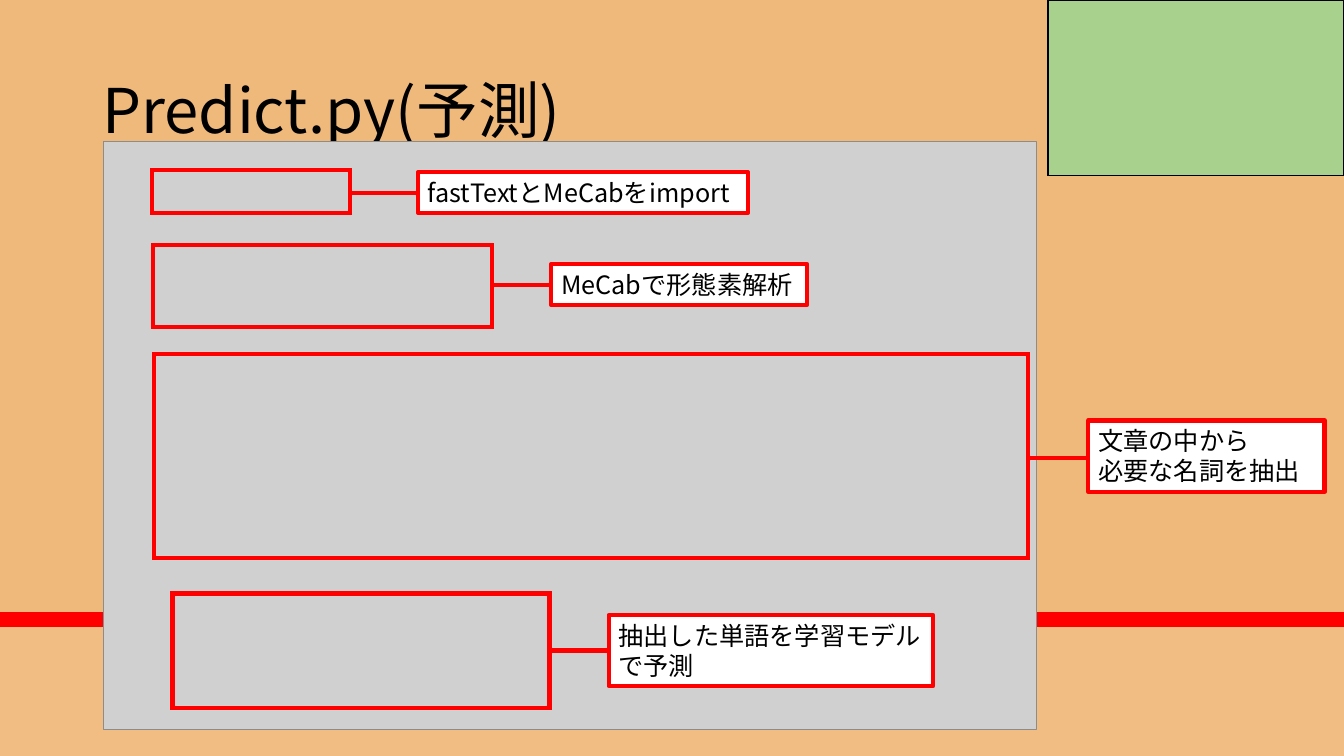
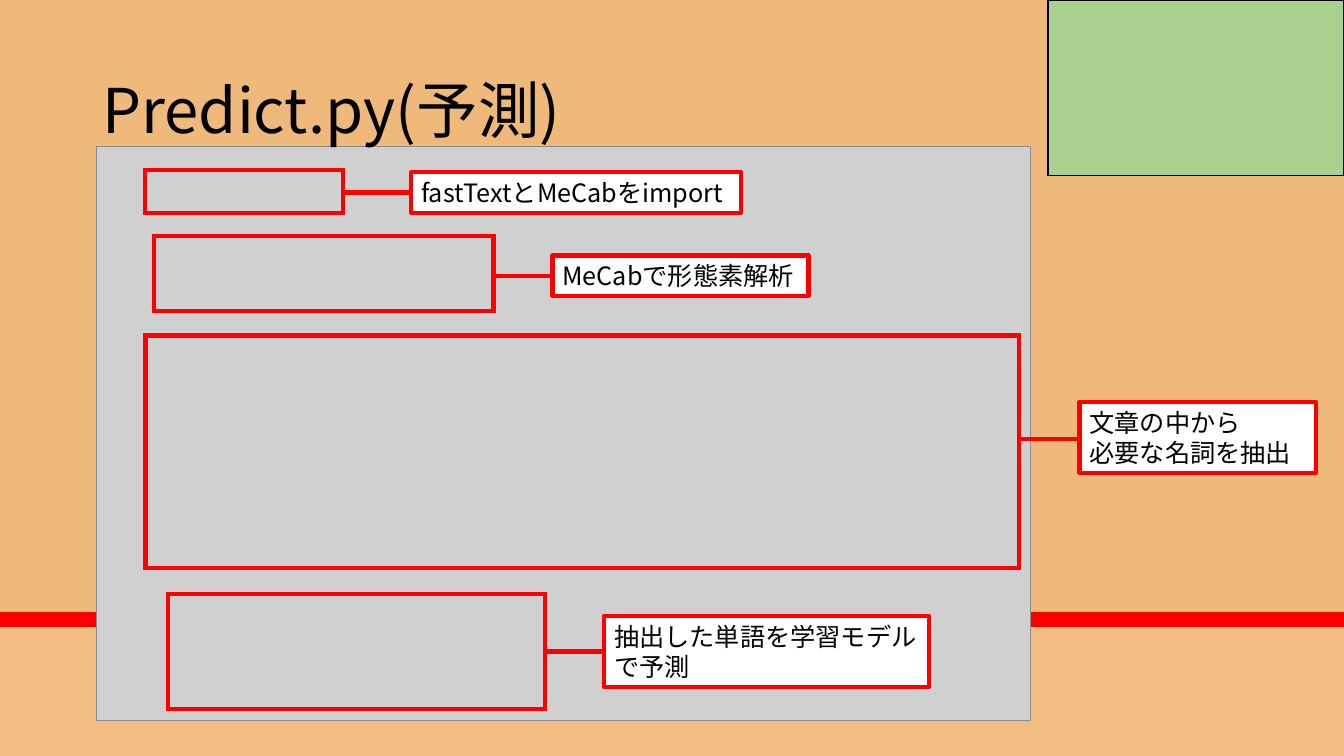
Before and after one commit to RikiishiSuzunosuke/AIspeaker_yosie, a slide deck: slide 15 of presentation/AIスピーカー開発_3_山田.pptx (slide 14 before the commit). Drawn at 1344x756 pixels with LibreOffice and Linux fonts; fonts in the diff are those of the drawing; grey boxes stand for pictures. Boxes give left, top, right and bottom in pixels: in the first picture for what was removed or moved away, otherwise in the second. Text is boxed around its words. In the diff, an @@ line names an element or a change of style, - is before the commit and + after.

Commit message:
pptx_update

```diff
--- a/presentation/AIスピーカー開発_3_山田.pptx
+++ b/presentation/AIスピーカー開発_3_山田.pptx
@@ picture: place and size @@
-picture at bbox=[104, 141, 1036, 730]
+picture at bbox=[96, 146, 1030, 721]
@@ rectangle: place and size @@
-rectangle at bbox=[153, 245, 493, 327]
+rectangle at bbox=[154, 236, 494, 311]
@@ rectangle "MeCabで形態素解析": place and size @@
-rectangle "MeCabで形態素解析" at bbox=[552, 264, 808, 304]
+rectangle "MeCabで形態素解析" at bbox=[553, 255, 809, 295]
@@ line moved from (552, 284) - (491, 284) to (553, 276) - (492, 276) @@
@@ rectangle: place and size @@
-rectangle at bbox=[154, 355, 1028, 559]
+rectangle at bbox=[145, 336, 1019, 569]
@@ rectangle "文章の中から": place and size @@
-rectangle "文章の中から" at bbox=[1089, 420, 1325, 492]
+rectangle "文章の中から" at bbox=[1080, 402, 1316, 474]
@@ line moved from (1087, 458) - (1027, 458) to (1079, 440) - (1018, 440) @@
@@ 4 rectangles, 2 lines: place and size @@
-4 rectangles, 2 lines at bbox=[152, 170, 934, 708]
+4 rectangles, 2 lines at bbox=[145, 170, 929, 709]
```
Also in this commit, not shown: 1 other slide changed, 1 slide added, 1 other file.
